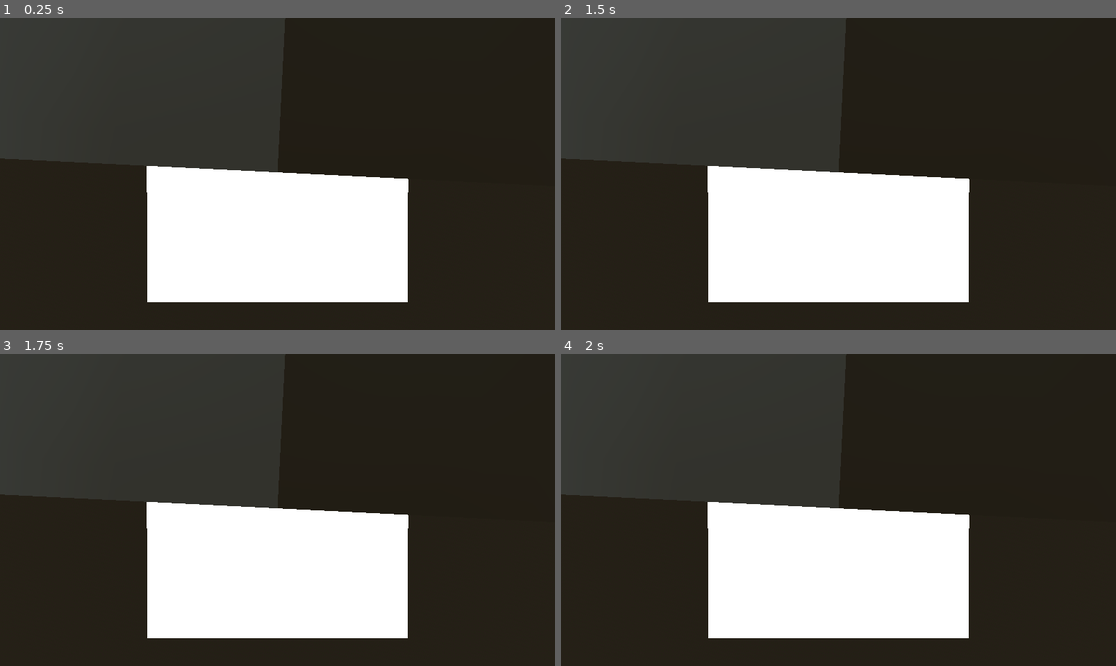
Above: before the commit, frames 1-4 (two rows, left to right).
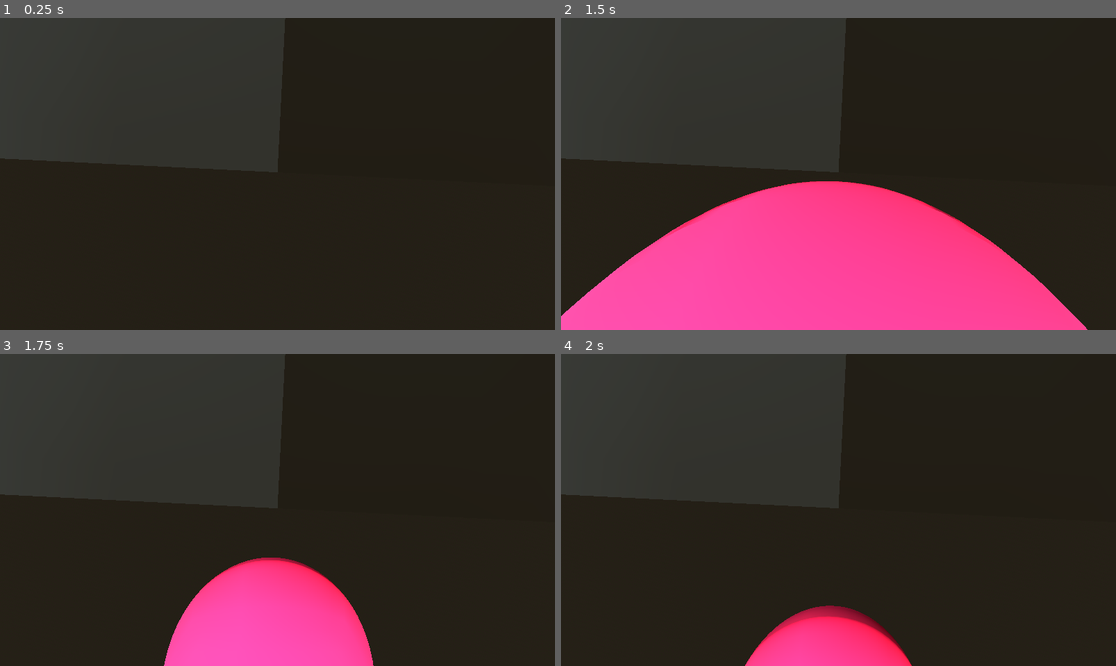
Above: after the commit, the same moments.

Repository: ArijaK/luge_vr
Game: Godot game, scene res://main.tscn
Same seed, same stepped clock (60 frames per second), same inputs: the game is played once before the commit and once after it.
Inputs:
- Up to frame 1 (0.25 s): no input
- Up to frame 2 (1.5 s): tap Enter at 0.5 s; tap Space at 1.25 s
- Up to frame 3 (1.75 s): no input
- Up to frame 4 (2 s): no input

The runs differ from the first frame. In frame 1, 20% of the frame differs, in the area x 26-74%, y 47-92%; in frame 2, 34%, in the area x 0-95%, y 47-100%; in frame 3, 23%; in frame 4, 22%.

Commit message:
Add simple test player

Diff:
--- /dev/null
+++ b/player.tscn
@@ -0,0 +1,19 @@
+[gd_scene load_steps=4 format=3 uid="uid://dlurk0ajee0mn"]
+
+[sub_resource type="SphereMesh" id="SphereMesh_sh265"]
+
+[sub_resource type="StandardMaterial3D" id="StandardMaterial3D_sh265"]
+albedo_color = Color(1, 0.007843138, 0.2627451, 1)
+
+[sub_resource type="SphereShape3D" id="SphereShape3D_4flbx"]
+
+[node name="Player" type="RigidBody3D"]
+
+[node name="Node3D" type="Node3D" parent="."]
+
+[node name="MeshInstance3D" type="MeshInstance3D" parent="Node3D"]
+mesh = SubResource("SphereMesh_sh265")
+surface_material_override/0 = SubResource("StandardMaterial3D_sh265")
+
+[node name="CollisionShape3D" type="CollisionShape3D" parent="."]
+shape = SubResource("SphereShape3D_4flbx")
--- a/world.tscn
+++ b/world.tscn
@@ -1,6 +1,7 @@
-[gd_scene load_steps=9 format=3 uid="uid://dckstqrm1gltx"]
+[gd_scene load_steps=10 format=3 uid="uid://dckstqrm1gltx"]
 
 [ext_resource type="PackedScene" uid="uid://dcvdjjjinyced" path="res://track.tscn" id="1_f3sb7"]
+[ext_resource type="PackedScene" uid="uid://dlurk0ajee0mn" path="res://player.tscn" id="2_fj7yv"]
 
 [sub_resource type="Gradient" id="Gradient_gv5m4"]
 offsets = PackedFloat32Array(0.13151927, 0.42630386, 0.95464855)
@@ -38,6 +39,7 @@
 shape = SubResource("WorldBoundaryShape3D_gv5m4")
 
 [node name="MeshInstance3D" type="MeshInstance3D" parent="Ground"]
+visible = false
 mesh = SubResource("PlaneMesh_f3sb7")
 
 [node name="Camera3D" type="Camera3D" parent="."]
@@ -48,3 +50,6 @@
 [node name="DirectionalLight3D" type="DirectionalLight3D" parent="."]
 transform = Transform3D(1, 0, 0, 0, -4.371139e-08, 1, 0, -1, -4.371139e-08, 0, 2.3773363, 0)
 shadow_enabled = true
+
+[node name="Player" parent="." instance=ExtResource("2_fj7yv")]
+transform = Transform3D(1, 0, 0, 0, 1, 0, 0, 0, 1, 0, 4, 0)
